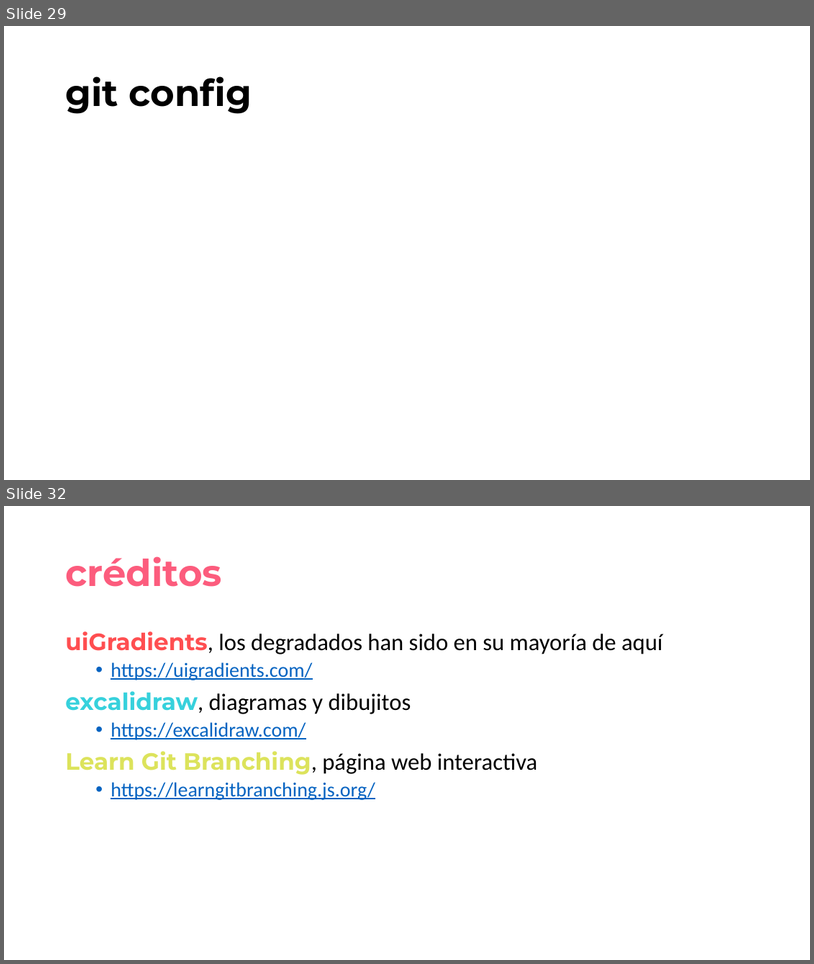
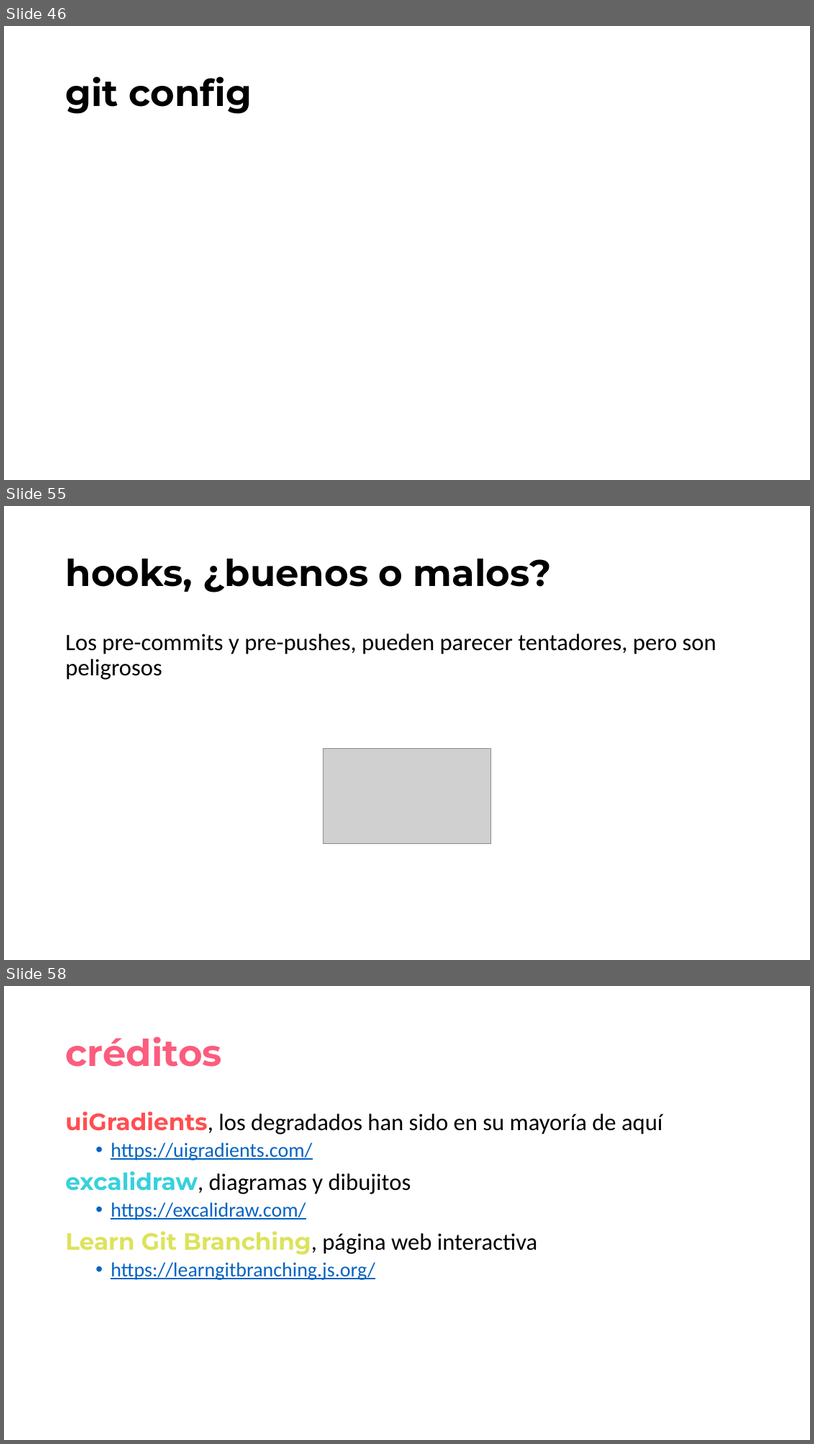
Before and after one commit to jofaval/talks-about, a slide deck: simplifying-git/fear-the-cli-no-more/simplifying-git-fear-the-cli-no-more.slides.es.pptx. Shown one above the other, each under a label of ours: slides 29 and 32 before the commit, slides 46, 55 and 58 after it; the slides between them are not shown. The pictures are 814x964 and 814x1444 pixels, drawn with LibreOffice and Linux fonts; fonts in the diff are those of the drawing; grey boxes stand for pictures. Boxes give left, top, right and bottom in pixels: in the first picture for what was removed or moved away, otherwise in the second. Text is boxed around its words. In the diff, an @@ line names an element or a change of style, - is before the commit and + after.

```diff
--- a/simplifying-git/fear-the-cli-no-more/simplifying-git-fear-the-cli-no-more.slides.es.pptx
+++ b/simplifying-git/fear-the-cli-no-more/simplifying-git-fear-the-cli-no-more.slides.es.pptx
@@ slide 55 added at [4, 506, 810, 960], background #FFFFFF @@
@@ title added at [65, 559, 551, 592], 44 pt, text #000000, bold @@
+hooks, ¿buenos o malos?
@@ text added at [65, 633, 717, 680], 28 pt, text #000000 @@
+Los pre-commits y pre-pushes, pueden parecer tentadores, pero son peligrosos
@@ picture added at [324, 748, 491, 843] @@
@@ what was slide 29 is now slide 46 @@
@@ what was slide 32 is now slide 58 @@
```
Also in this commit, not shown: 4 slides changed, 25 other slides added, 1 other file.
